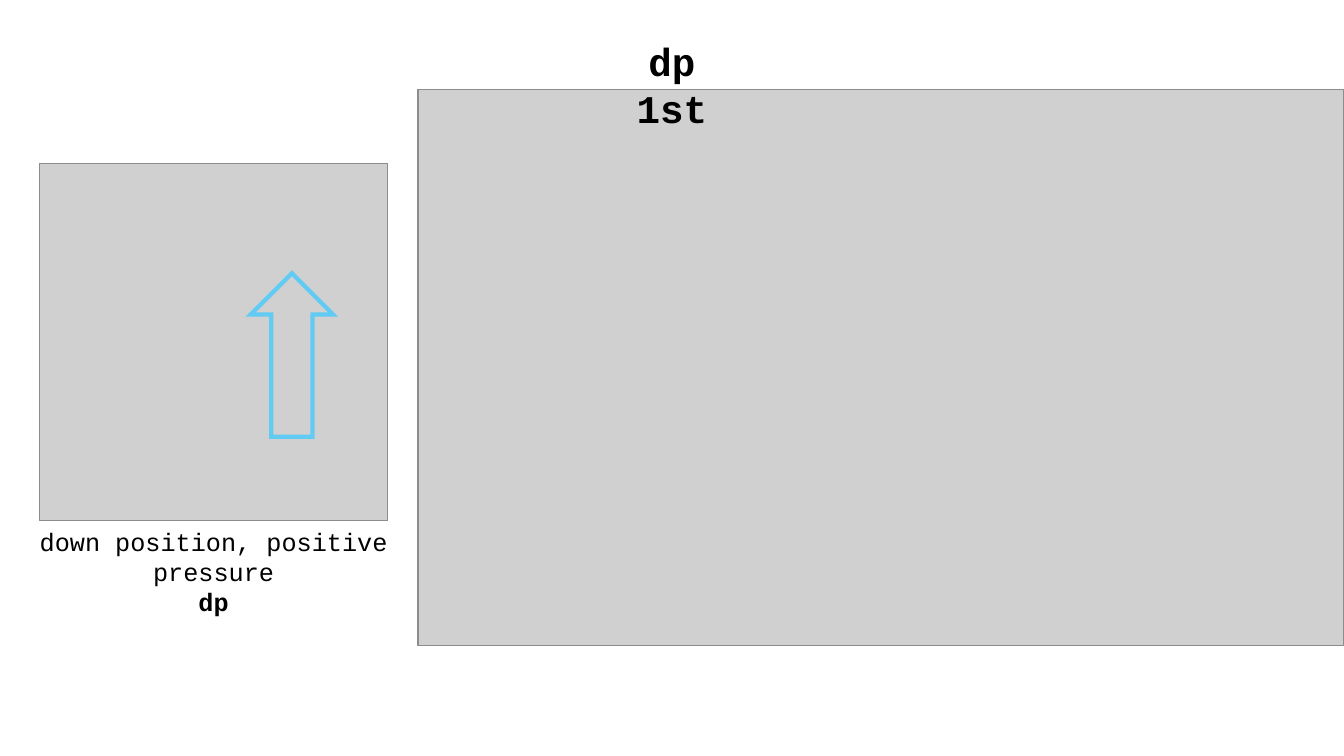
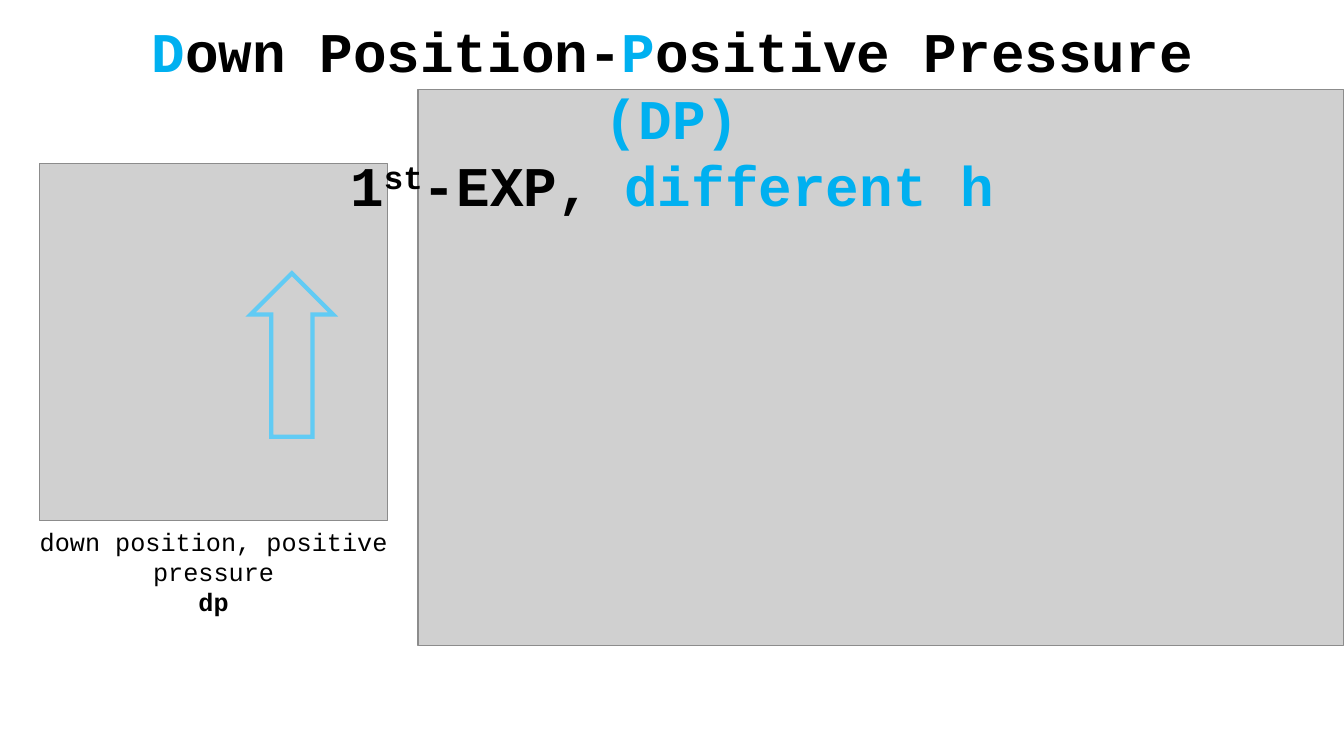
Before and after one commit to ominseo5/robotory_SoftFinger, a slide deck: slide 8 of LabLog.pptx. Drawn at 1344x756 pixels with LibreOffice and Linux fonts; fonts in the diff are those of the drawing; grey boxes stand for pictures. Boxes give left, top, right and bottom in pixels: in the first picture for what was removed or moved away, otherwise in the second. Text is boxed around its words. In the diff, an @@ line names an element or a change of style, - is before the commit and + after.

```diff
--- a/LabLog.pptx
+++ b/LabLog.pptx
@@ text added at [152, 32, 1193, 216], 40 pt, text #000000, bold @@
+Down Position-Positive Pressure (DP)
+1st-EXP, different h
@@ text removed at [637, 48, 707, 124] @@
-dp 1st
```
Also in this commit, not shown: 14 other slides changed, 7 other files.
